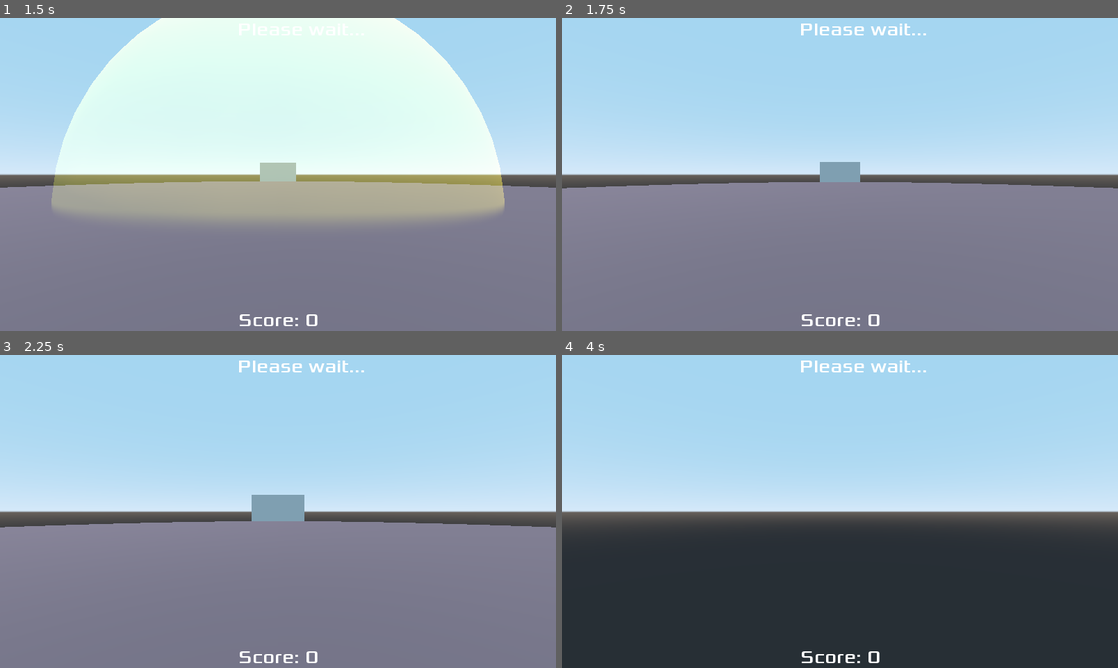
Above: before the commit, frames 1-4 (two rows, left to right).
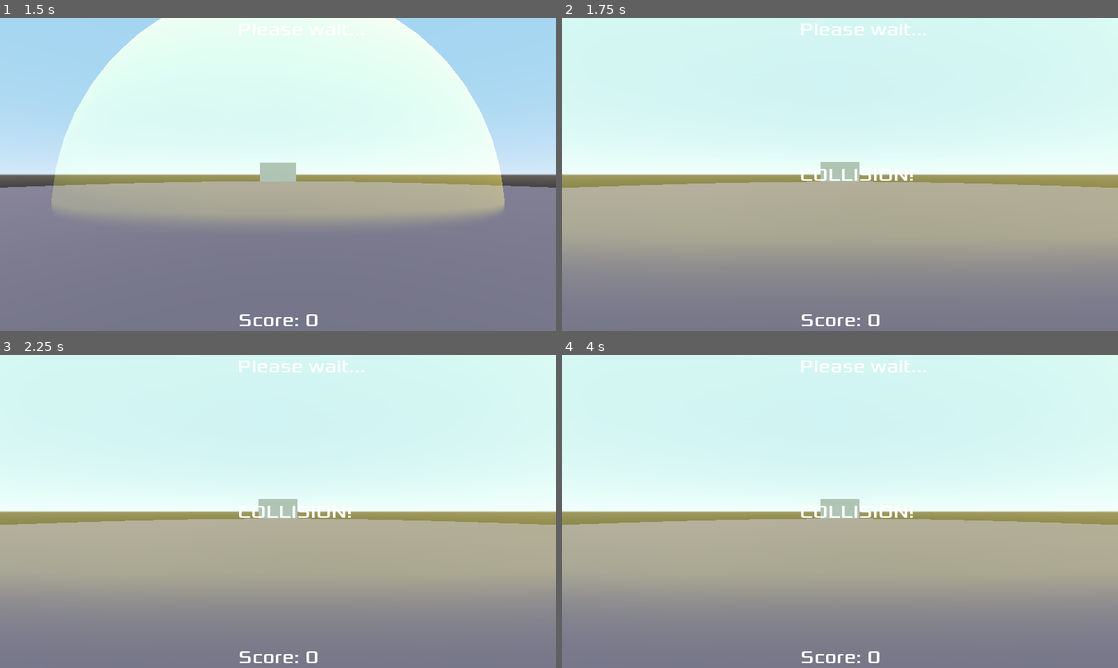
Above: after the commit, the same moments.

Repository: JudgeGregg/REVAn
Game: Godot game, scene res://Game.tscn
Two runs of this game, one before a commit and one after it. Both use one fixed random seed, a clock stepped at 60 frames per second and the inputs below.
Inputs (mouse positions are in pixels of both pictures, inside the frame that each line leads up to):
- Up to frame 1 (1.5 s): click "Start" at 0.5 s; tap Enter at 1.25 s; move the mouse to (305, 174) at 1.27 s; hold W (forward) from 1.28 s (still down)
- Up to frame 2 (1.75 s): keep holding W (forward)
- Up to frame 3 (2.25 s): keep holding W (forward); move the mouse to (250, 511) at 2.02 s
- Up to frame 4 (4 s): keep holding W (forward); move the mouse to (851, 505) at 2.77 s; move the mouse to (834, 517) at 3.52 s

Frame 1 is identical in both runs. In frame 2, 78% of the frame differs, in the area x 0-100%, y 0-79%; in frame 3, 78%; in frame 4, 100%, in the area x 0-100%, y 0-100%.

Commit message:
#4 Add collisions

Diff:
--- a/Anomaly.tscn
+++ b/Anomaly.tscn
@@ -1,12 +1,21 @@
-[gd_scene load_steps=3 format=2]
+[gd_scene load_steps=4 format=2]
 
 [sub_resource type="SphereMesh" id=1]
 
 [sub_resource type="SpatialMaterial" id=2]
 albedo_color = Color( 0.737255, 0.0941176, 0.592157, 1 )
 
+[sub_resource type="CylinderShape" id=3]
+height = 5.0
+
 [node name="Anomaly" type="MeshInstance" groups=[
 "anomalies",
 ]]
 mesh = SubResource( 1 )
 material/0 = SubResource( 2 )
+
+[node name="KinematicBody" type="KinematicBody" parent="."]
+
+[node name="CollisionShape" type="CollisionShape" parent="KinematicBody"]
+shape = SubResource( 3 )
+disabled = true
--- a/Game.gd
+++ b/Game.gd
@@ -2,7 +2,7 @@
 
 var currentAnom: int = 0
 var score: int = 0
-var failed: bool = false
+export var failed: bool = false
 var array: Array = [1,2,3,4,5,6,7,8,9,10,11,12,13,14]
 var sampled: Array = []
 
@@ -25,7 +25,10 @@
 	array.shuffle()
 	sampled = sample(array, 4)
 	for anom in sampled:
-		get_node("Ground/Anomaly"+str(anom)).show()
+		var anom_ = get_node("Ground/Anomaly"+str(anom))
+		var collisionShape = get_node("Ground/Anomaly"+str(anom)+"/KinematicBody/CollisionShape")
+		anom_.show()
+		collisionShape.disabled = false
 	currentAnom = sampled.pop_front()
 	var currentAnomLabel: String = get_currentAnomLabel(currentAnom)
 	$NextLabel.text = "Next: " + currentAnomLabel
@@ -56,8 +59,10 @@
 
 func check_failed():
 	$FailedLabel.hide()
-	get_node("Ground/Anomaly"+str(currentAnom)).hide()
 	var anom = get_node("Ground/Anomaly"+str(currentAnom))
+	var collisionShape = get_node("Ground/Anomaly"+str(currentAnom)+"/KinematicBody/CollisionShape")
+	anom.hide()
+	collisionShape.disabled = true
 	var player = $Player
 	var player_transform_2d = Vector2(player.transform.basis.x.x, player.transform.basis.x.z).normalized()
 	var direction = anom.transform.origin - player.transform.origin
--- a/Game.tscn
+++ b/Game.tscn
@@ -51,6 +51,8 @@
 proximity_fade_enable = true
 proximity_fade_distance = 1.0
 
+[sub_resource type="CylinderShape" id=16]
+
 [node name="Game" type="Node"]
 script = ExtResource( 3 )
 
@@ -129,6 +131,7 @@
 cull_mask = 2148532223
 
 [node name="CollisionShape" type="CollisionShape" parent="Player"]
+transform = Transform( 0.7, 0, 0, 0, 0.7, 0, 0, 0, 0.7, 0, 0, 0 )
 shape = SubResource( 15 )
 
 [node name="SpawnTimer" type="Timer" parent="."]
@@ -287,6 +290,12 @@
 transform = Transform( 3, 0, 0, 0, 3, 0, 0, 0, 3, 0, 0, 0 )
 mesh = SubResource( 13 )
 material/0 = SubResource( 14 )
+
+[node name="KinematicBody" type="KinematicBody" parent="Core"]
+
+[node name="CollisionShape" type="CollisionShape" parent="Core/KinematicBody"]
+transform = Transform( 0.9, 0, 0, 0, 0.9, 0, 0, 0, 0.9, 0, 0, 0 )
+shape = SubResource( 16 )
 [connection signal="timeout" from="SpawnTimer" to="." method="_on_SpawnTimer_timeout"]
 [connection signal="timeout" from="DestroyTimer2" to="." method="_on_DestroyTimer_timeout"]
 [connection signal="timeout" from="DestroyTimer4" to="." method="_on_DestroyTimer_timeout"]
--- a/Player.gd
+++ b/Player.gd
@@ -52,4 +52,8 @@
 	dir = dir.normalized()
 	dir.x = dir.x * move_speed * delta
 	dir.z = dir.z * move_speed * delta
-	move_and_collide(dir)
+	if move_and_collide(dir):
+		get_tree().get_root().get_node("Game").failed = true
+		get_tree().get_root().get_node("Game/FailedLabel").text = "COLLISION!"
+		get_tree().get_root().get_node("Game/FailedLabel").show()
+		print("FAILED")
Not shown: 1 places in Game.tscn that only renumber resources
